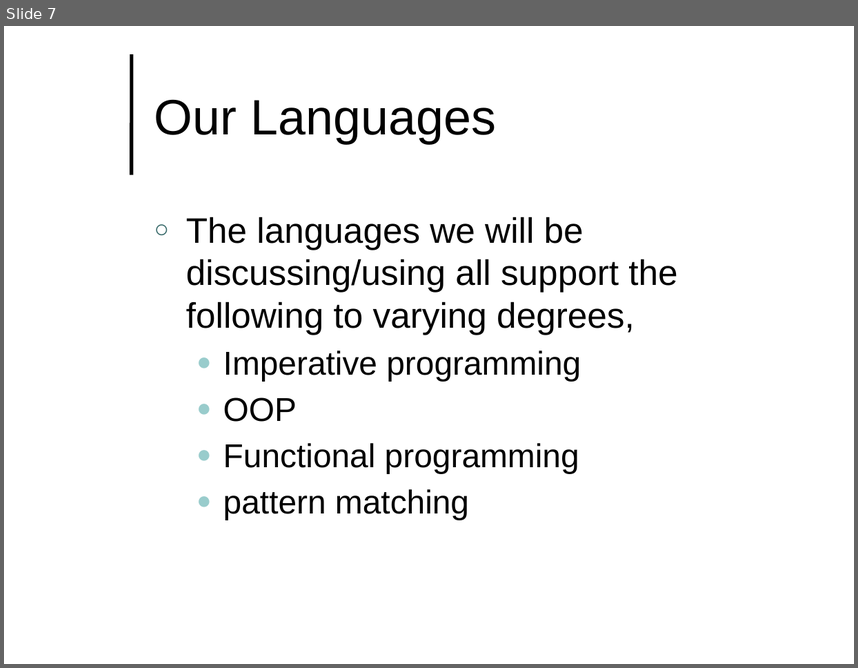
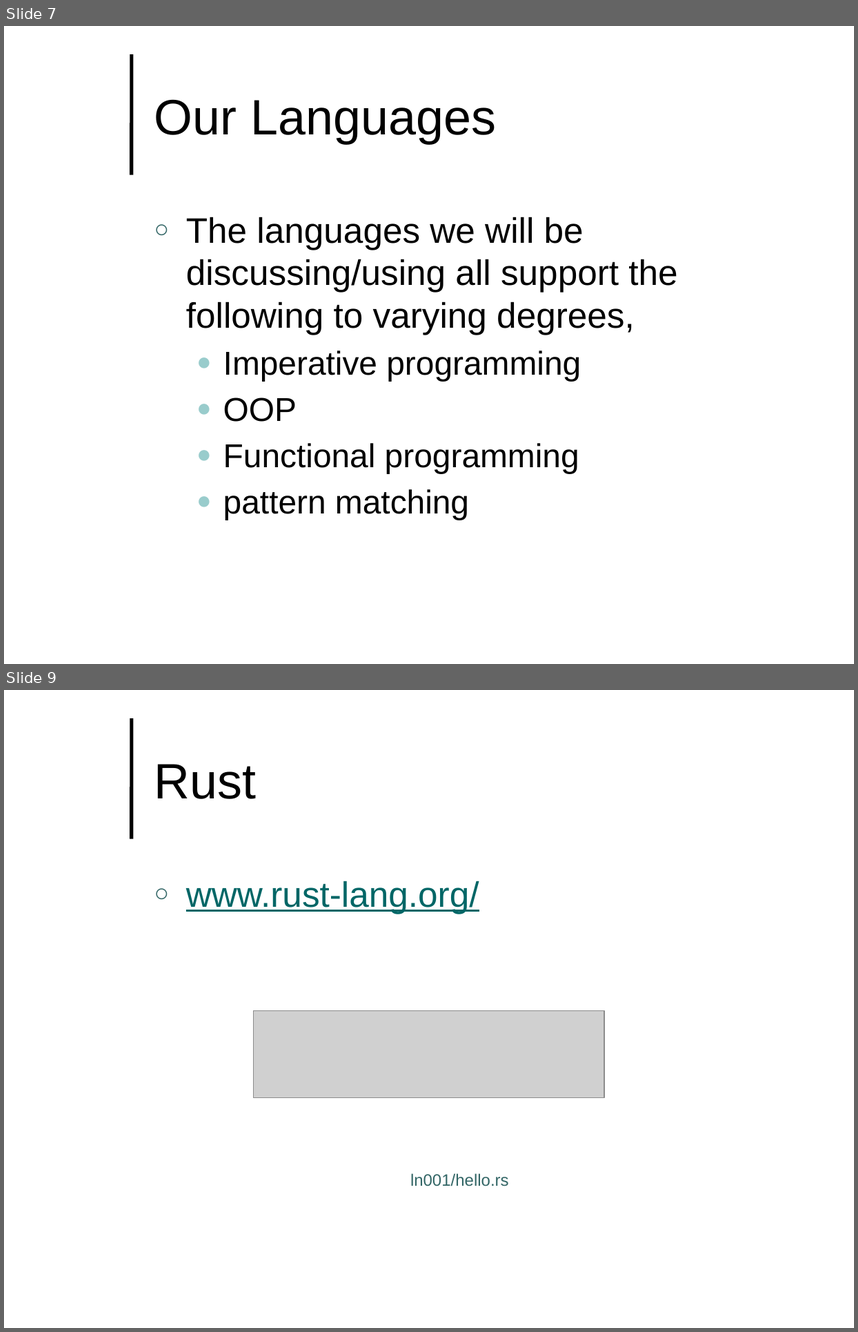
Before and after one commit to lutzhamel/CSC493, a slide deck: notes/csc493-ln001.pptx. Shown one above the other, each under a label of ours: slide 7 before the commit, slides 7 and 9 after it; the slides between them are not shown. The pictures are 858x668 and 858x1332 pixels, drawn with LibreOffice and Linux fonts; fonts in the diff are those of the drawing; grey boxes stand for pictures; background and template pictures are left out. Boxes give left, top, right and bottom in pixels: in the first picture for what was removed or moved away, otherwise in the second. Text is boxed around its words. In the diff, an @@ line names an element or a change of style, - is before the commit and + after.

```diff
--- a/notes/csc493-ln001.pptx
+++ b/notes/csc493-ln001.pptx
@@ slide 9 added at bbox=[4, 690, 854, 1328], background #FFFFFF; not listed: 1 template element that a slide beside it also shows @@
@@ title added at bbox=[154, 764, 257, 799], 42 pt, text #000000 @@
+Rust
@@ text added at bbox=[186, 880, 479, 914], 30 pt, text #006666, underline @@
+○ www.rust-lang.org/
@@ picture added at bbox=[254, 1010, 604, 1098] @@
@@ text added at bbox=[410, 1173, 509, 1186], 14 pt, text #336666 @@
+ln001/hello.rs
```
Also in this commit, not shown: 2 other slides added, 1 slide removed, 6 other files.
